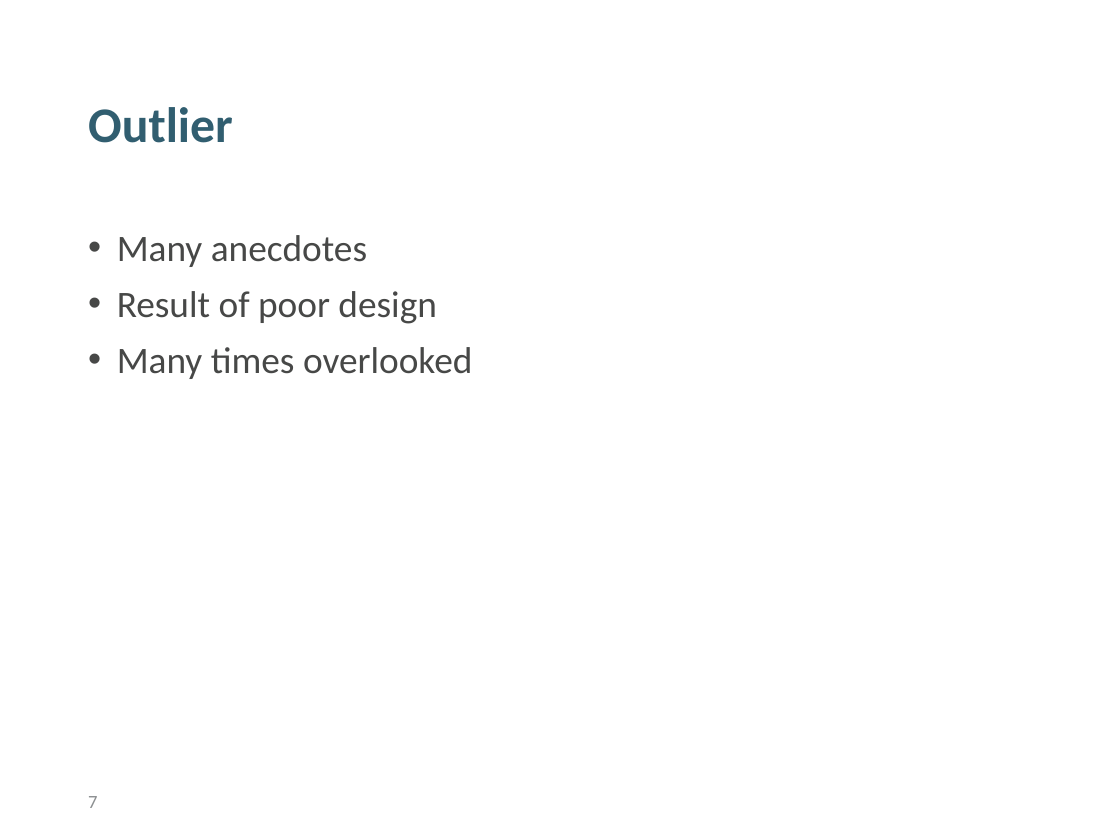
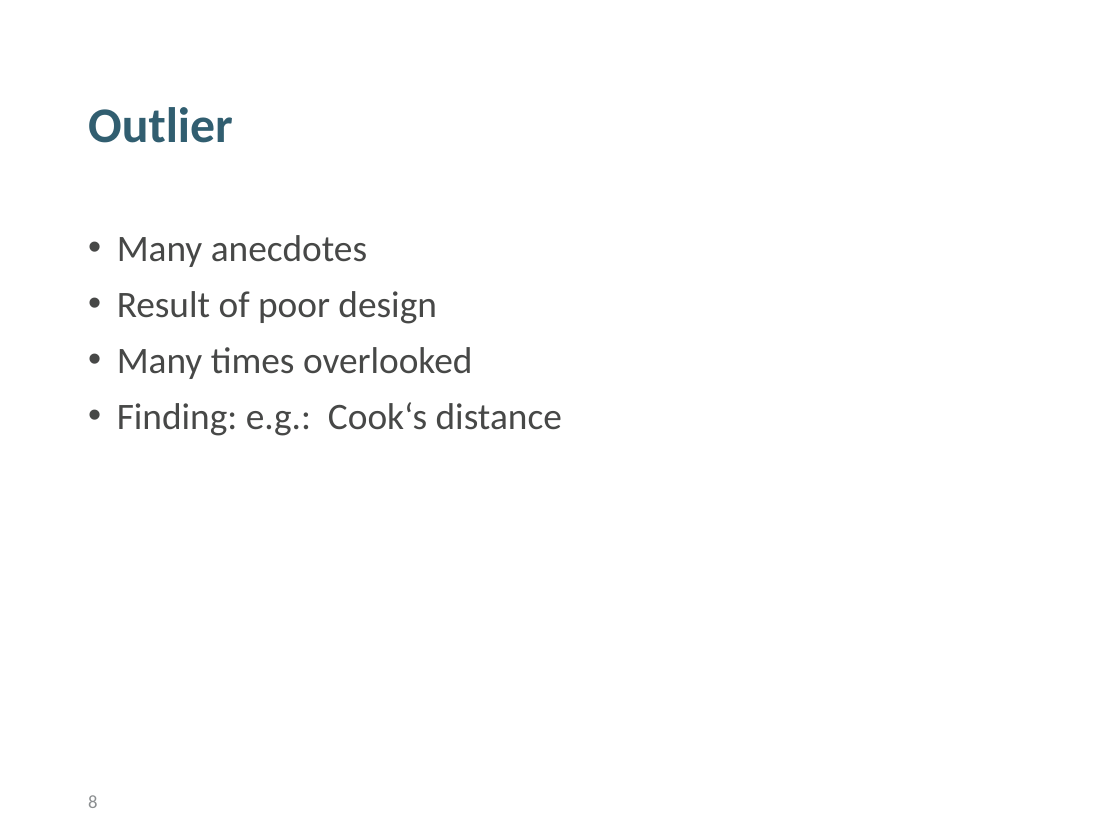
Before and after one commit to tomazgeni/HerculePoirot, a slide deck: slide 8 of PredpripravaObdelavaPodatkov_Delavnica.pptx (slide 7 before the commit). Drawn at 1120x840 pixels with LibreOffice and Linux fonts; fonts in the diff are those of the drawing; background and template pictures are left out. Boxes give left, top, right and bottom in pixels: in the first picture for what was removed or moved away, otherwise in the second. Text is boxed around its words. In the diff, an @@ line names an element or a change of style, - is before the commit and + after.

```diff
--- a/PredpripravaObdelavaPodatkov_Delavnica.pptx
+++ b/PredpripravaObdelavaPodatkov_Delavnica.pptx
@@ text at <box>117,402,562,436</box>: paragraph added @@
+• Finding: e.g.: Cook‘s distance
@@ page number at <box>88,795,97,808</box>: text changed @@
-7
+8
```
Also in this commit, not shown: 2 other slides changed, 3 slides added, 1 slide removed.
